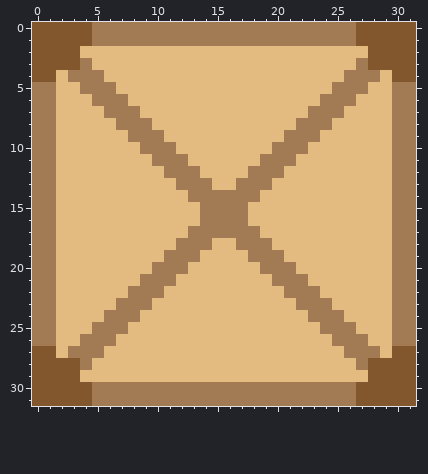
Pixel-art sprite -- android/assets/entities/movablebox.png. Above, as it was before the edit.
The file is 32x32 pixels.
The same view after the edit:
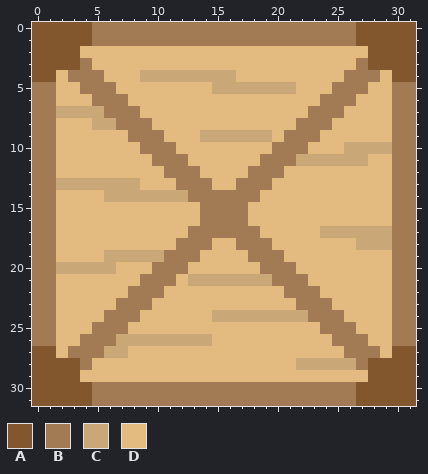
Palette (. is transparent): A #83572d  B #a27b54  C #c9a776  D #e3bb81
Change:
@@ x 0..31 @@
  3 AAAABDDDDDDDDDDDDDDDDDDDDDDBAAAA
- 4 AADBBBDDDDDDDDDDDDDDDDDDDDBBBDAA
- 5 BBDDBBBDDDDDDDDDDDDDDDDDDBBBDDBB
+ 4 AADBBBDDDCCCCCCCCDDDDDDDDDBBBDAA
+ 5 BBDDBBBDDDDDDDDCCCCCCCDDDBBBDDBB
  6 BBDDDBBBDDDDDDDDDDDDDDDDBBBDDDBB
- 7 BBDDDDBBBDDDDDDDDDDDDDDBBBDDDDBB
- 8 BBDDDDDBBBDDDDDDDDDDDDBBBDDDDDBB
- 9 BBDDDDDDBBBDDDDDDDDDDBBBDDDDDDBB
-10 BBDDDDDDDBBBDDDDDDDDBBBDDDDDDDBB
-11 BBDDDDDDDDBBBDDDDDDBBBDDDDDDDDBB
+ 7 BBCCCCBBBDDDDDDDDDDDDDDBBBDDDDBB
+ 8 BBDDDCCBBBDDDDDDDDDDDDBBBDDDDDBB
+ 9 BBDDDDDDBBBDDDCCCCCCDBBBDDDDDDBB
+10 BBDDDDDDDBBBDDDDDDDDBBBDDDCCCCBB
+11 BBDDDDDDDDBBBDDDDDDBBBCCCCCCDDBB
 12 BBDDDDDDDDDBBBDDDDBBBDDDDDDDDDBB
-13 BBDDDDDDDDDDBBBDDBBBDDDDDDDDDDBB
-14 BBDDDDDDDDDDDBBBBBBDDDDDDDDDDDBB
+13 BBCCCCCCCDDDBBBDDBBBDDDDDDDDDDBB
+14 BBDDDDCCCCCCCBBBBBBDDDDDDDDDDDBB
 15 BBDDDDDDDDDDDDBBBBDDDDDDDDDDDDBB
 16 BBDDDDDDDDDDDDBBBBDDDDDDDDDDDDBB
-17 BBDDDDDDDDDDDBBBBBBDDDDDDDDDDDBB
-18 BBDDDDDDDDDDBBBDDBBBDDDDDDDDDDBB
-19 BBDDDDDDDDDBBBDDDDBBBDDDDDDDDDBB
-20 BBDDDDDDDDBBBDDDDDDBBBDDDDDDDDBB
-21 BBDDDDDDDBBBDDDDDDDDBBBDDDDDDDBB
+17 BBDDDDDDDDDDDBBBBBBDDDDDCCCCCCBB
+18 BBDDDDDDDDDDBBBDDBBBDDDDDDDCCCBB
+19 BBDDDDCCCCCBBBDDDDBBBDDDDDDDDDBB
+20 BBCCCCCDDDBBBDDDDDDBBBDDDDDDDDBB
+21 BBDDDDDDDBBBDCCCCCCCBBBDDDDDDDBB
 22 BBDDDDDDBBBDDDDDDDDDDBBBDDDDDDBB
 23 BBDDDDDBBBDDDDDDDDDDDDBBBDDDDDBB
-24 BBDDDDBBBDDDDDDDDDDDDDDBBBDDDDBB
+24 BBDDDDBBBDDDDDDCCCCCCCCBBBDDDDBB
 25 BBDDDBBBDDDDDDDDDDDDDDDDBBBDDDBB
-26 BBDDBBBDDDDDDDDDDDDDDDDDDBBBDDBB
-27 AADBBBDDDDDDDDDDDDDDDDDDDDBBBDAA
-28 AAAABDDDDDDDDDDDDDDDDDDDDDDBAAAA
+26 BBDDBBBCCCCCCCCDDDDDDDDDDBBBDDBB
+27 AADBBBCCDDDDDDDDDDDDDDDDDDBBBDAA
+28 AAAABDDDDDDDDDDDDDDDDDCCCCCBAAAA
 29 AAAADDDDDDDDDDDDDDDDDDDDDDDDAAAA
Changed places in both pictures, as pixel boxes (x1, y1, x2, y2):
changed: (56, 70, 296, 130)
changed: (56, 130, 392, 202)
changed: (320, 226, 392, 250)
changed: (56, 250, 356, 370)
